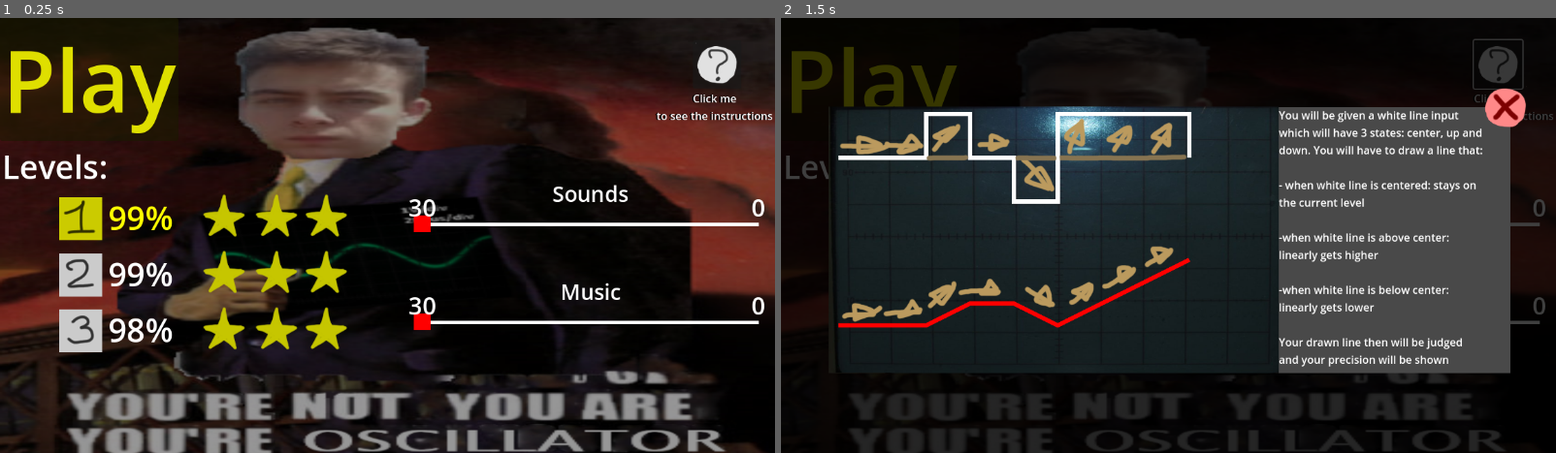
Above: before the commit, frames 1-2 (left to right).
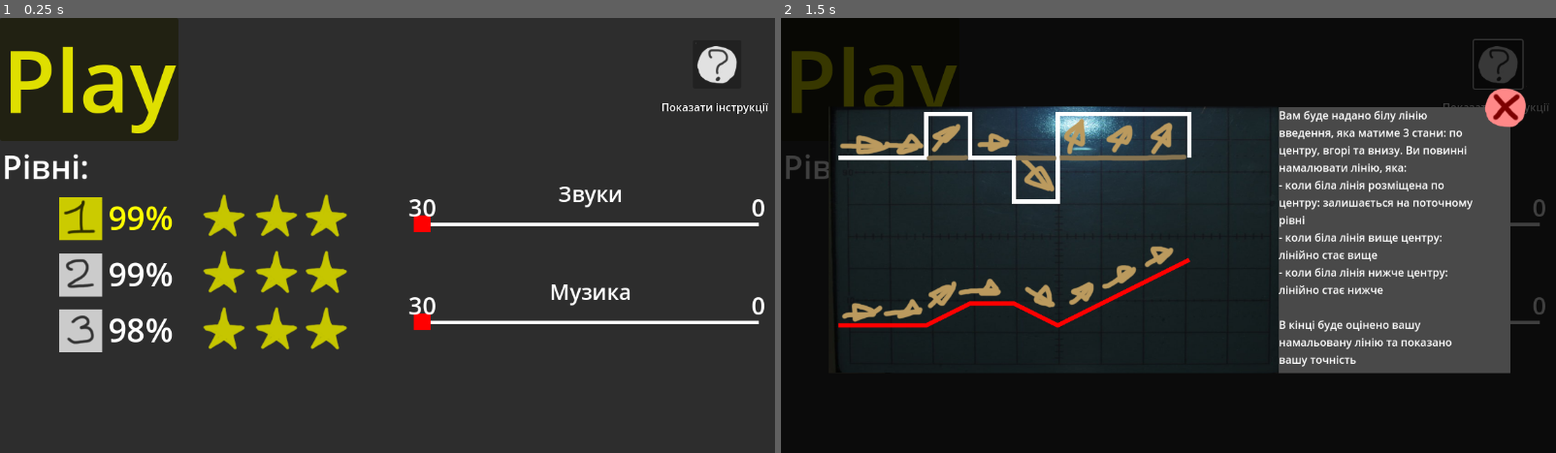
Above: after the commit, the same moments.

Repository: YW250/OscillateAndRepeat
Game: Godot game, scene res://Scene/scene.tscn
Two runs of this game, one before a commit and one after it. Both use one fixed random seed, a clock stepped at 60 frames per second and the inputs below. Sound files missing from this copy of the repository are replaced by a short silence.
Inputs:
- Up to frame 1 (0.25 s): no input
- Up to frame 2 (1.5 s): click "Click me to see the instructi…" (after the commit: "Показати інструкції") at 0.5 s; click "Play" at 1.25 s

The runs differ from the first frame. In frame 1, 77% of the frame differs, in the area x 0-100%, y 0-100%; in frame 2, 5.8%.

Commit message:
Update 1
Ukrainian Localization

Diff:
--- a/Scene/menu.tscn
+++ b/Scene/menu.tscn
@@ -1,7 +1,6 @@
-[gd_scene load_steps=12 format=3 uid="uid://dl5rd6pf1javq"]
+[gd_scene load_steps=11 format=3 uid="uid://dl5rd6pf1javq"]
 
 [ext_resource type="Script" path="res://Scripts/menu.gd" id="1_7f3dl"]
-[ext_resource type="Texture2D" uid="uid://dre6qvnxwba2y" path="res://Untitled.png" id="2_fdcsy"]
 [ext_resource type="Texture2D" uid="uid://norkynq155k4" path="res://Sprites/Icons/help.png" id="3_k5hfm"]
 [ext_resource type="Texture2D" uid="uid://bhu85f7aei1t4" path="res://Sprites/Icons/close.png" id="4_156f1"]
 [ext_resource type="Texture2D" uid="uid://cg4jlbomw364r" path="res://Sprites/Background/tutorial.png" id="4_pp30x"]
@@ -16,15 +15,7 @@
 script = ExtResource("1_7f3dl")
 tutorial = NodePath("Tutorial")
 
-[node name="Background" type="TextureRect" parent="."]
-modulate = Color(0.589096, 0.589096, 0.589096, 1)
-offset_right = 1158.0
-offset_bottom = 659.0
-texture = ExtResource("2_fdcsy")
-expand_mode = 1
-
 [node name="Background2" type="ColorRect" parent="."]
-visible = false
 modulate = Color(0.589096, 0.589096, 0.589096, 1)
 offset_right = 1158.0
 offset_bottom = 659.0
@@ -52,8 +43,7 @@
 offset_top = 75.0
 offset_right = 117.0
 offset_bottom = 124.0
-text = "Click me
-to see the instructions"
+text = "Показати інструкції"
 horizontal_alignment = 1
 vertical_alignment = 1
 
@@ -63,8 +53,7 @@
 offset_top = 75.0
 offset_right = 119.0
 offset_bottom = 124.0
-text = "Click me
-to see the instructions"
+text = "Показати інструкції"
 horizontal_alignment = 1
 vertical_alignment = 1
 
@@ -81,7 +70,7 @@
 offset_right = 160.0
 offset_bottom = 255.0
 theme_override_font_sizes/font_size = 48
-text = "Levels:"
+text = "Рівні:"
 
 [node name="1" type="Button" parent="Levels"]
 modulate = Color(1, 1, 0, 1)
@@ -228,13 +217,13 @@
 [node name="Sounds" parent="." instance=ExtResource("11_dbe3t")]
 position = Vector2(878, 307)
 max = 30
-sliderName = "Sounds"
+sliderName = "Звуки"
 sendSignal = NodePath("..")
 
 [node name="Music" parent="." instance=ExtResource("11_dbe3t")]
 position = Vector2(878, 453)
 max = 30
-sliderName = "Music"
+sliderName = "Музика"
 sendSignal = NodePath("..")
 
 [node name="Tutorial" type="Control" parent="."]
@@ -271,15 +260,12 @@
 layout_mode = 0
 offset_right = 308.0
 offset_bottom = 395.0
-text = "You will be given a white line input which will have 3 states: center, up and down. You will have to draw a line that:
-
-- when white line is centered: stays on the current level
-
--when white line is above center: linearly gets higher
-
--when white line is below center: linearly gets lower
-
-Your drawn line then will be judged and your precision will be shown"
+text = "Вам буде надано білу лінію введення, яка матиме 3 стани: по центру, вгорі та внизу. Ви повинні намалювати лінію, яка:
+- коли біла лінія розміщена по центру: залишається на поточному рівні
+- коли біла лінія вище центру: лінійно стає вище
+- коли біла лінія нижче центру: лінійно стає нижче
+
+В кінці буде оцінено вашу намальовану лінію та показано вашу точність"
 autowrap_mode = 2
 
 [node name="Close" type="Button" parent="Tutorial"]
